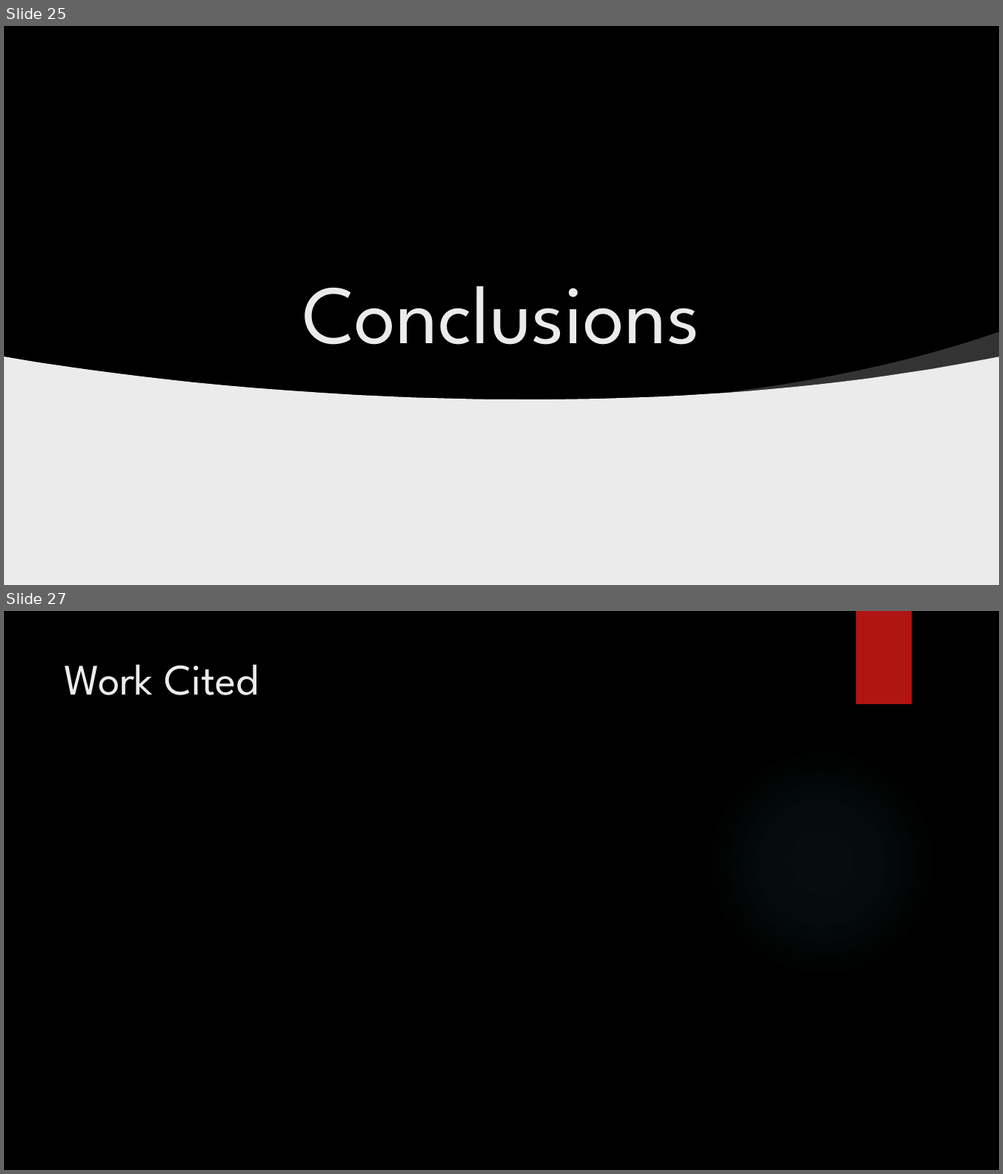
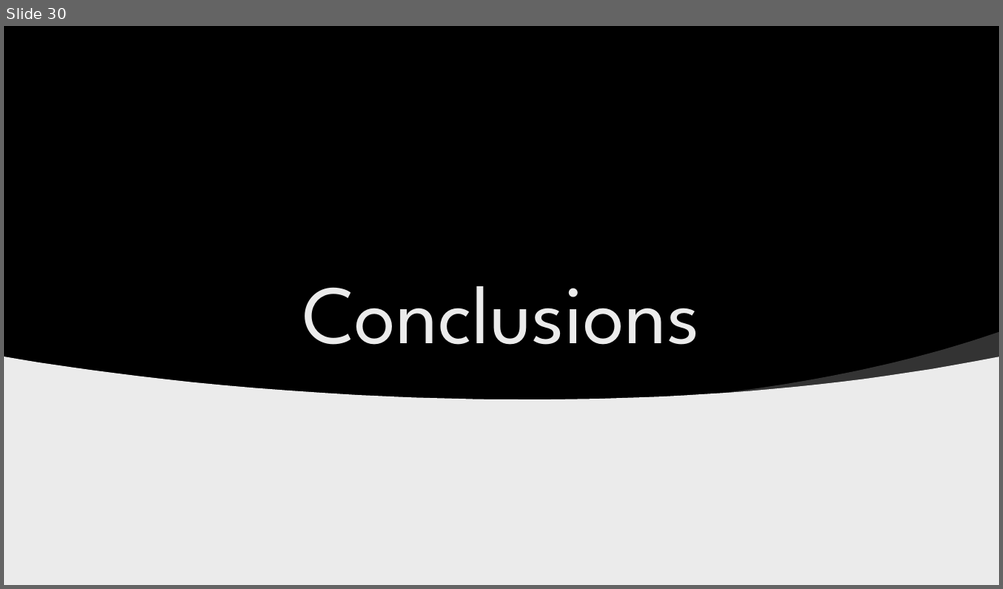
Before and after one commit to ayan1995/Thinkful, a slide deck: Bootcamp/Final Capstone Opinion Mining/Opinion Mining Presentation.pptx. Shown one above the other, each under a label of ours: slides 25 and 27 before the commit, slide 30 after it; the slides between them are not shown. The pictures are 1003x1174 and 1003x589 pixels, drawn with LibreOffice and Linux fonts; fonts in the diff are those of the drawing; grey boxes stand for pictures; background and template pictures are left out. Boxes give left, top, right and bottom in pixels: in the first picture for what was removed or moved away, otherwise in the second. Text is boxed around its words. In the diff, an @@ line names an element or a change of style, - is before the commit and + after.

```diff
--- a/Bootcamp/Final Capstone Opinion Mining/Opinion Mining Presentation.pptx
+++ b/Bootcamp/Final Capstone Opinion Mining/Opinion Mining Presentation.pptx
@@ slide 27 removed at (4,611,999,1170), background picture (left out) @@
@@ rectangle removed at (855,611,911,704) @@
@@ title removed at (64,664,259,695) @@
-Work Cited
@@ ellipse removed at (706,748,936,977) @@
@@ what was slide 25 is now slide 30 @@
```
Also in this commit, not shown: 3 slides changed, 8 slides added, 1 other slide removed, 28 other files.
